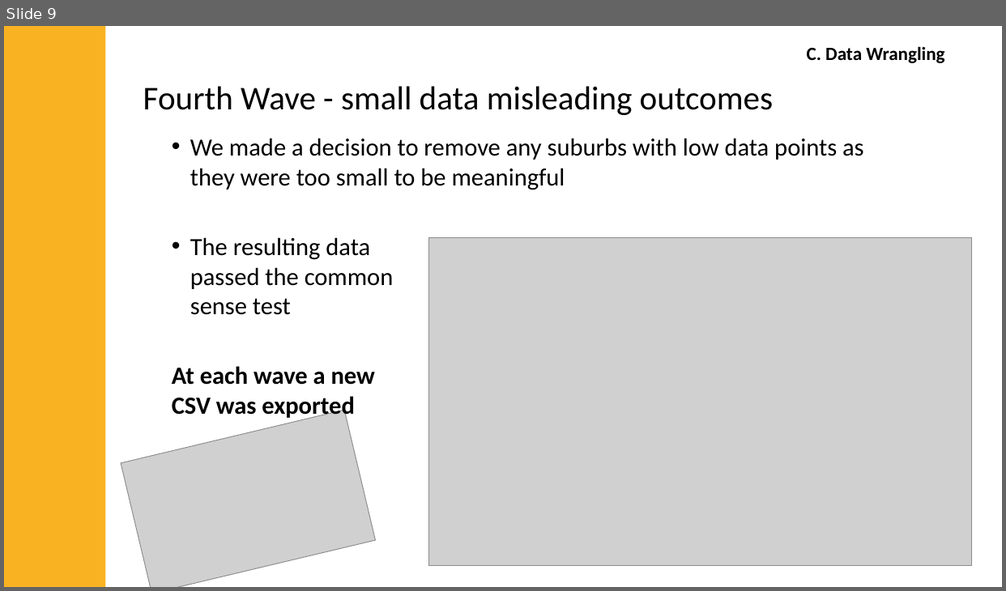
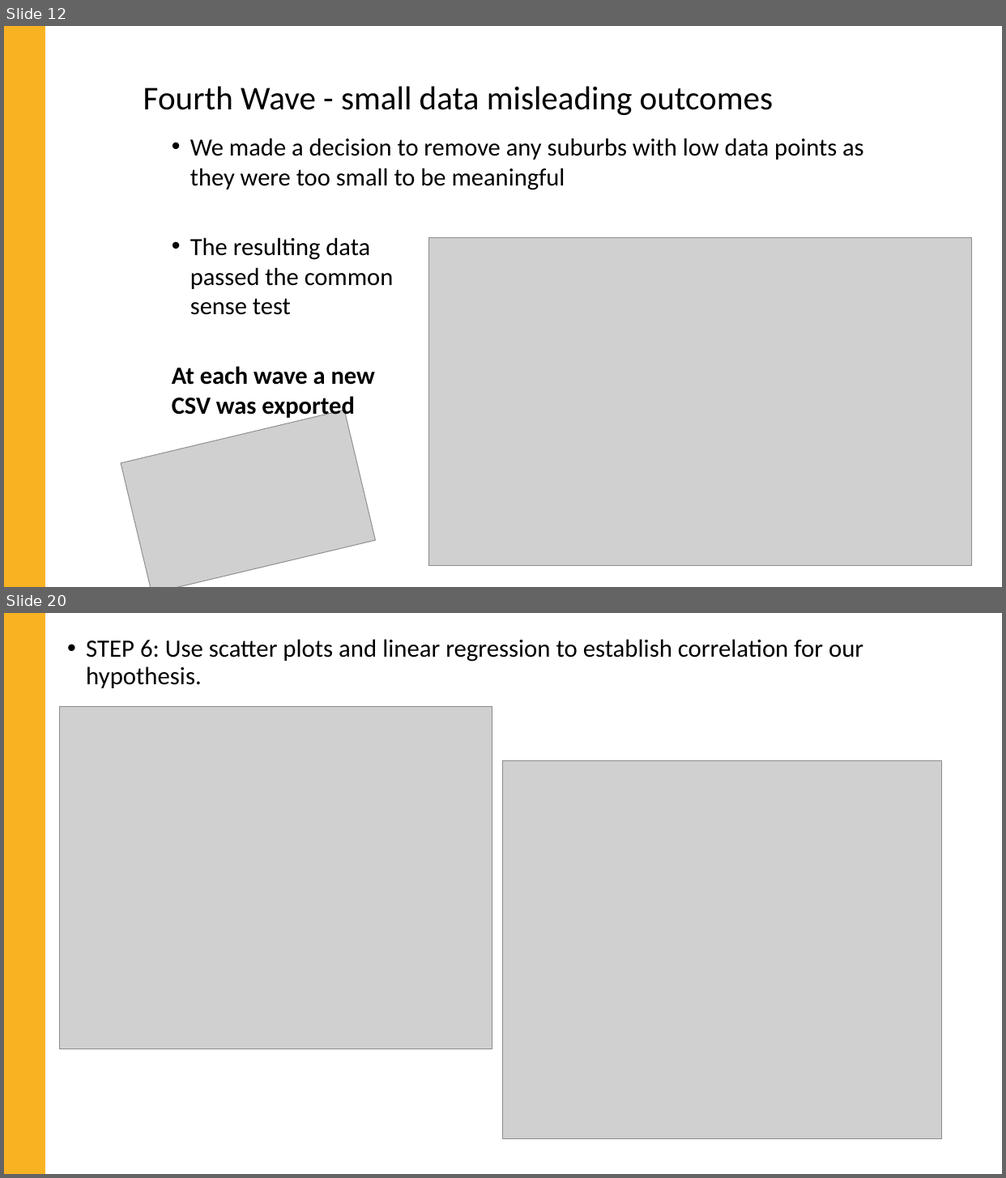
Before and after one commit to jMacProd/Project1, a slide deck: Presentation Slides/airbnbPresentationFinal.pptx. Shown one above the other, each under a label of ours: slide 9 before the commit, slides 12 and 20 after it; the slides between them are not shown. The pictures are 1006x591 and 1006x1178 pixels, drawn with LibreOffice and Linux fonts; fonts in the diff are those of the drawing; grey boxes stand for pictures. Boxes give left, top, right and bottom in pixels: in the first picture for what was removed or moved away, otherwise in the second. Text is boxed around its words. In the diff, an @@ line names an element or a change of style, - is before the commit and + after.

```diff
--- a/Presentation Slides/airbnbPresentationFinal.pptx
+++ b/Presentation Slides/airbnbPresentationFinal.pptx
@@ slide 20 added at <box>4,613,1002,1174</box>, background #FFFFFF @@
@@ rectangle added at <box>4,613,45,1174</box>, fill #F9B322 @@
@@ text added at <box>86,639,863,688</box>, 24 pt, text #000000 @@
+• STEP 6: Use scatter plots and linear regression to establish correlation for our hypothesis.
@@ picture added at <box>60,707,493,1050</box> @@
@@ picture added at <box>503,761,942,1139</box> @@
@@ what was slide 9 is now slide 12 @@
@@ slide 12 changed as well @@
@@ rectangle: place and size @@
-rectangle at <box>4,26,106,587</box>
+rectangle at <box>4,26,45,587</box>
@@ text removed at <box>807,46,944,63</box> @@
-C. Data Wrangling
```
Also in this commit, not shown: 8 other slides changed, 16 other slides added, 4 other files.
